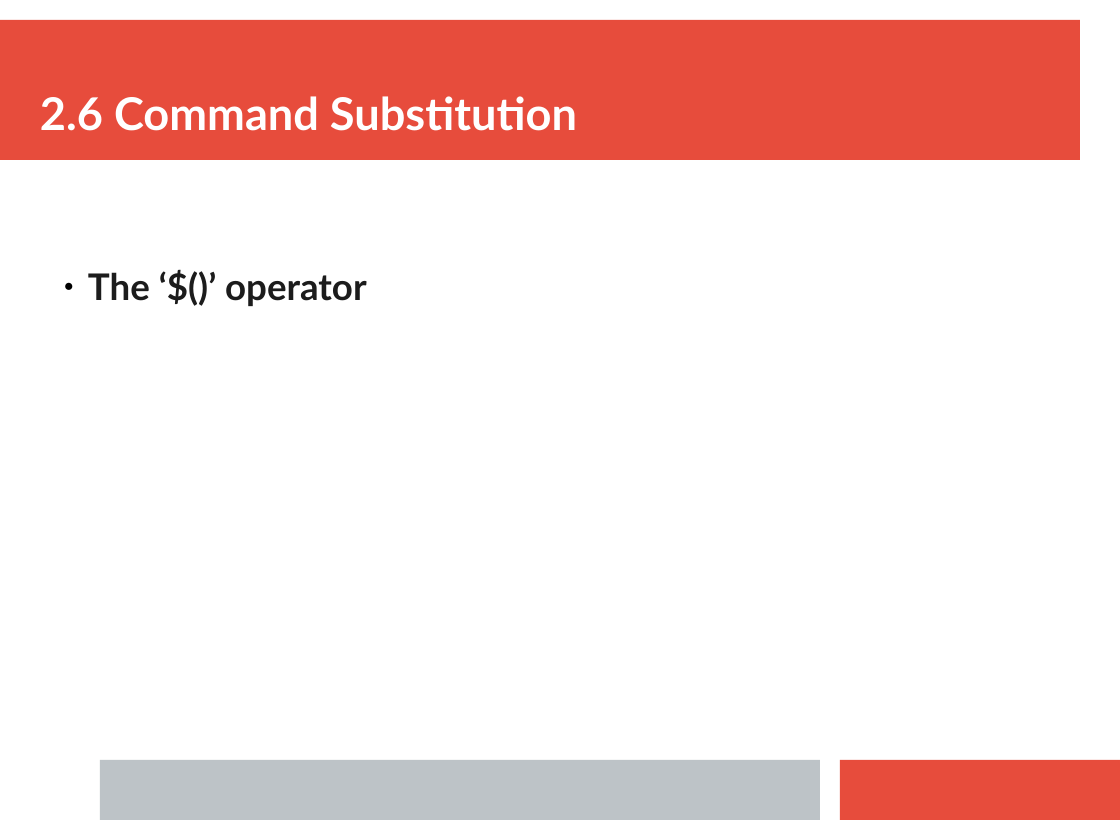
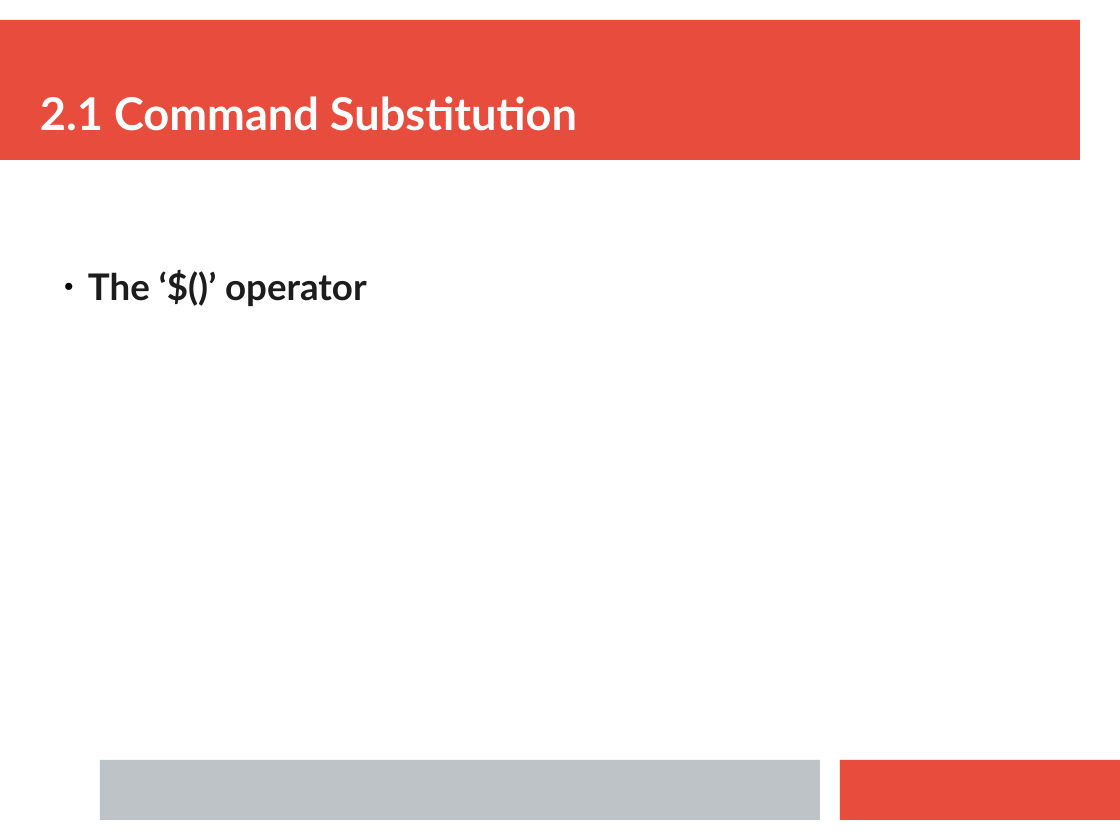
Before and after one commit to ianmiell/introduction-to-bash, a slide deck: slide 43 of slides/introduction_to_bash.pptx (slide 68 before the commit). Drawn at 1120x840 pixels with LibreOffice and Linux fonts; fonts in the diff are those of the drawing. Boxes give left, top, right and bottom in pixels: in the first picture for what was removed or moved away, otherwise in the second. Text is boxed around its words. In the diff, an @@ line names an element or a change of style, - is before the commit and + after.

```diff
--- a/slides/introduction_to_bash.pptx
+++ b/slides/introduction_to_bash.pptx
@@ text at (40, 96, 577, 131): text changed @@
-2.6 Command Substitution
+2.1 Command Substitution
```
Also in this commit, not shown: 13 other slides changed, 1 slide added, 8 slides removed, 1 other file.
